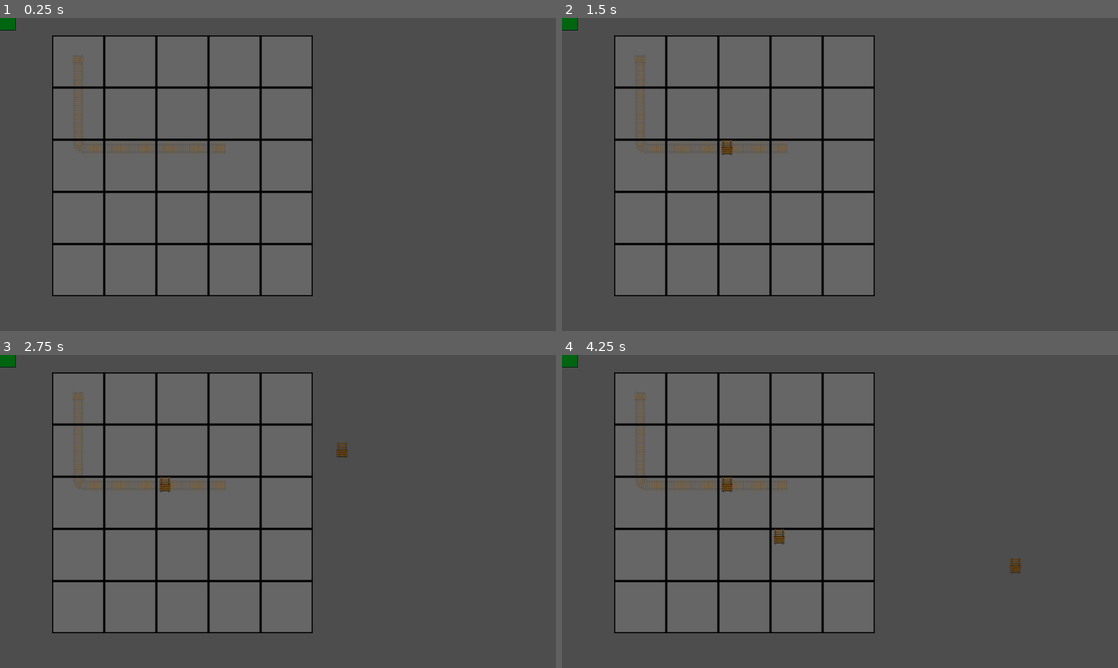
Above: before the commit, frames 1-4 (two rows, left to right).
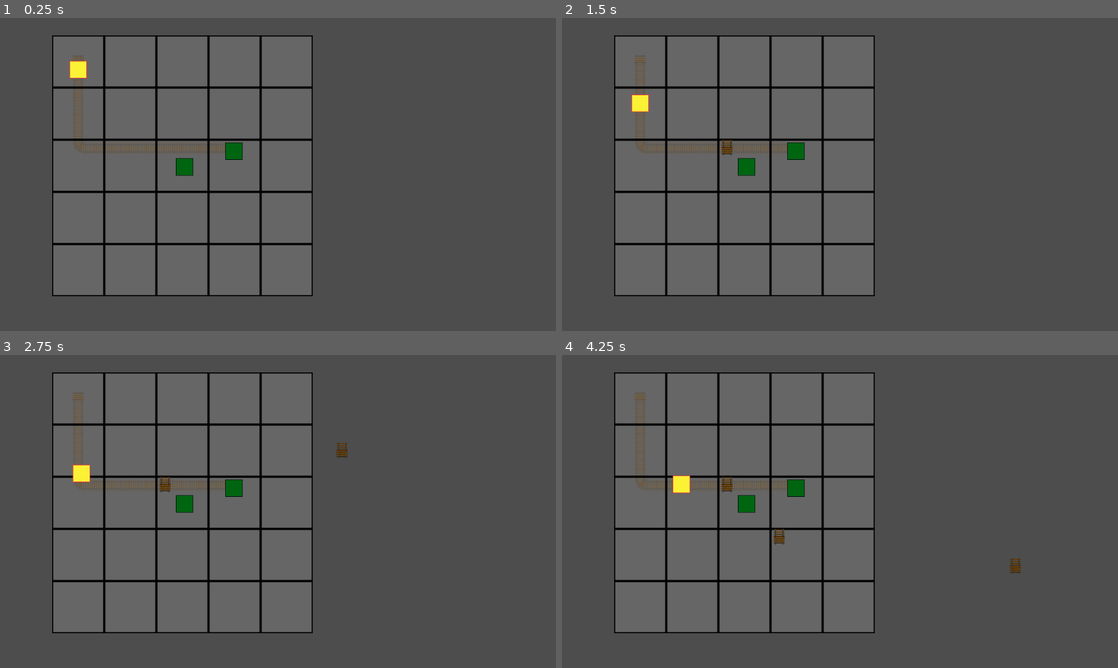
Above: after the commit, the same moments.

Repository: Deadlocz/UOL-Game-Jam-13
Game: Godot game, scene res://Level/schmevel.tscn
Two runs of this game, one before a commit and one after it. Both use one fixed random seed, a clock stepped at 60 frames per second and the inputs below. This scene is started directly instead of the project's main scene.
Inputs (mouse positions are in pixels of both pictures, inside the frame that each line leads up to):
- Up to frame 1 (0.25 s): no input
- Up to frame 2 (1.5 s): move the mouse to (745, 165) at 0.52 s; press the mouse at (745, 165) at 0.53 s; move the mouse to (728, 190) at 1.27 s; release the mouse at (728, 190) at 1.28 s; click (728, 190) at 1.35 s
- Up to frame 3 (2.75 s): move the mouse to (333, 442) at 2.02 s; press the mouse at (333, 442) at 2.03 s
- Up to frame 4 (4.25 s): move the mouse to (812, 574) at 2.77 s; release the mouse at (812, 574) at 2.78 s; click (812, 574) at 2.85 s; move the mouse to (1006, 558) at 3.52 s; press the mouse at (1006, 558) at 3.53 s

The runs differ from the first frame. In frame 1, 0.6% of the frame differs, in the area x 0-44%, y 0-51%; in frame 2, 0.6%; in frame 3, 0.6%; in frame 4, 0.7%.

Commit message:
Yahoo train go choo choo
Zug fährt zu Ziel in schmevel

Diff:
--- a/train-track-manic/Actors/Train/Train.tscn
+++ b/train-track-manic/Actors/Train/Train.tscn
@@ -15,3 +15,4 @@
 texture = ExtResource("2_6dyiy")
 
 [node name="NavigationAgent2D" type="NavigationAgent2D" parent="." unique_id=2014716535]
+path_postprocessing = 1
--- a/train-track-manic/Actors/Train/train.gd
+++ b/train-track-manic/Actors/Train/train.gd
@@ -1,6 +1,6 @@
 extends CharacterBody2D
 
-var speed = 500.0
+var speed = 50.0
 
 @onready var nav: NavigationAgent2D = $NavigationAgent2D
 @export var target: Node2D
--- a/train-track-manic/Level/schmevel.gd
+++ b/train-track-manic/Level/schmevel.gd
@@ -12,10 +12,6 @@
 
 func _ready() -> void:
 	gridSize = Vector2(grid.cellWidth, grid.cellHeight)
-	var station_scene = load("res://Actors/Station/Station.tscn")
-	var station = station_scene.instantiate()
-	add_child(station)
-	station.global_position = Vector2(13,7)
 
 func _input(event):
 	# showcase only
--- a/train-track-manic/Level/schmevel.tscn
+++ b/train-track-manic/Level/schmevel.tscn
@@ -2,9 +2,11 @@
 
 [ext_resource type="Script" uid="uid://bbgfp76omngdl" path="res://Level/schmevel.gd" id="1_hcjw8"]
 [ext_resource type="TileSet" path="res://Level/ground.tres" id="2_m0bew"]
-[ext_resource type="TileSet" path="res://Level/accessoire.tres" id="3_kx012"]
+[ext_resource type="TileSet" uid="uid://dwjjjcil6r31r" path="res://Level/accessoire.tres" id="3_kx012"]
 [ext_resource type="TileSet" uid="uid://b4a2cqdy5q21w" path="res://Level/rails.tres" id="4_g0nup"]
 [ext_resource type="PackedScene" uid="uid://bo1cpe7ekrm1q" path="res://grid_map/Grid.tscn" id="5_42xew"]
+[ext_resource type="PackedScene" uid="uid://e0bhy6f25e6y" path="res://Actors/Station/Station.tscn" id="6_kx012"]
+[ext_resource type="PackedScene" uid="uid://bit1ui22aykpx" path="res://Actors/Train/Train.tscn" id="7_g0nup"]
 
 [node name="Level" type="Node2D" unique_id=1004307011]
 script = ExtResource("1_hcjw8")
@@ -36,4 +38,14 @@
 cellWidth = 96
 cellHeight = 96
 
+[node name="Station" parent="." unique_id=436988140 instance=ExtResource("6_kx012")]
+position = Vector2(431, 245)
+
+[node name="Train" parent="." unique_id=1029754237 node_paths=PackedStringArray("target") instance=ExtResource("7_g0nup")]
+position = Vector2(144, 83)
+target = NodePath("../Station2")
+
+[node name="Station2" parent="." unique_id=836404879 instance=ExtResource("6_kx012")]
+position = Vector2(340, 274)
+
 [connection signal="gui_input" from="Grid" to="." method="_on_grid_gui_input"]
Not shown: 1 places in train-track-manic/Level/accessoire.tres that only renumber resources
